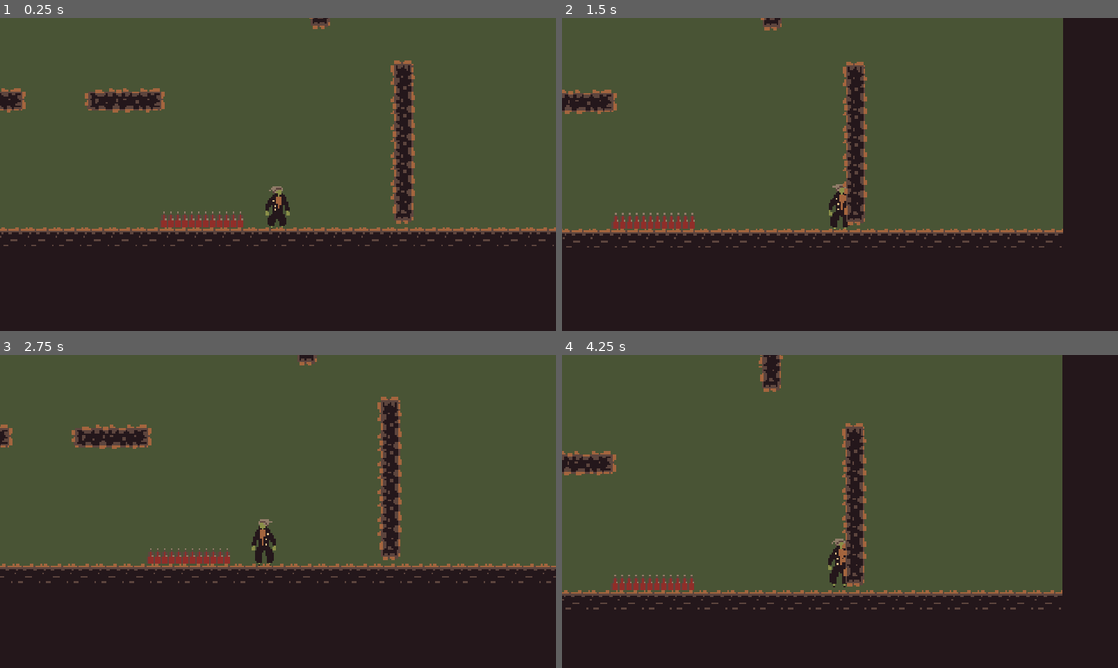
Above: before the commit, frames 1-4 (two rows, left to right).
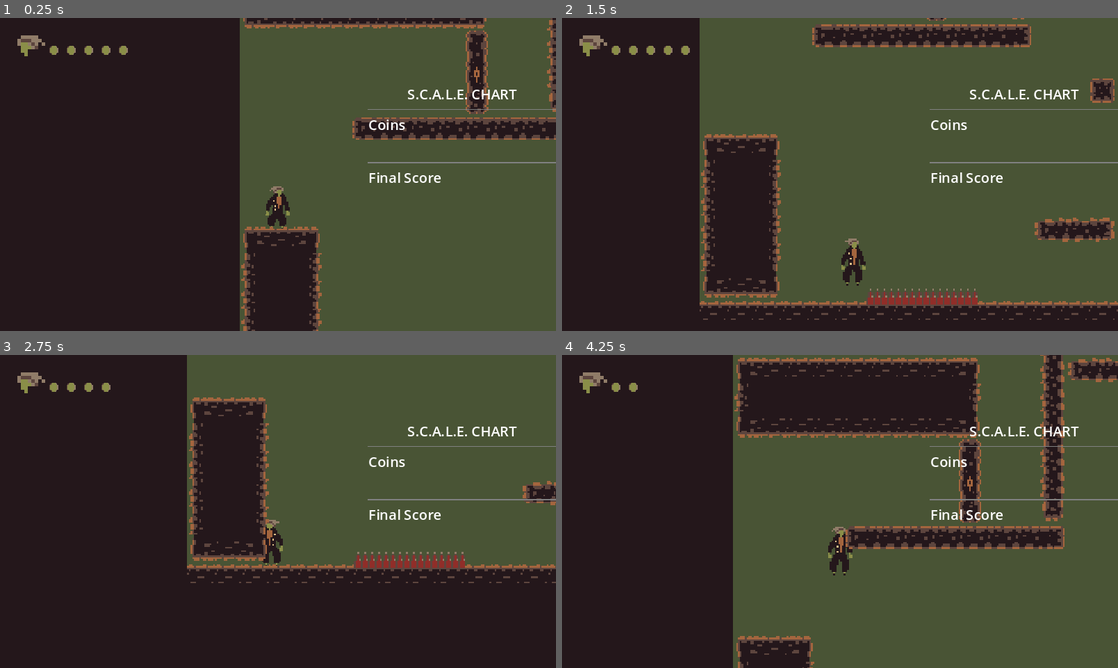
Above: after the commit, the same moments.

Repository: Dagethemage/GameOff2023
Game: Godot game, scene res://Trash/test_level.tscn
Same seed, same stepped clock (60 frames per second), same inputs: the game is played once before the commit and once after it.
Inputs:
- Up to frame 1 (0.25 s): no input
- Up to frame 2 (1.5 s): hold D (right) from 0.53 s (still down); tap Space (jump) at 0.77 s
- Up to frame 3 (2.75 s): tap Space (jump) at 1.52 s; release D (right) at 2.03 s; hold A (left) from 2.03 s (still down)
- Up to frame 4 (4.25 s): release A (left) at 2.78 s; hold D (right) from 2.78 s (still down); tap Space (jump) at 3.02, 3.77 s

The runs differ from the first frame. In frame 1, 49% of the frame differs, in the area x 0-100%, y 0-100%; in frame 2, 47%; in frame 3, 33%; in frame 4, 61%.

Commit message:
Health UI and Game Loop

Diff:
--- /dev/null
+++ b/Characters/Player/PlayerStats.tres
@@ -0,0 +1,7 @@
+[gd_resource type="Resource" script_class="CharacterStats" load_steps=2 format=3 uid="uid://dj2mv8o18nx5k"]
+
+[ext_resource type="Script" path="res://Resource/CharacterStats.gd" id="1_i2jok"]
+
+[resource]
+script = ExtResource("1_i2jok")
+health = 5
--- a/Characters/Player/player.gd
+++ b/Characters/Player/player.gd
@@ -1,6 +1,8 @@
 extends CharacterBody2D
 
+#Exported Resources
 @export var MovementData : PlayerMovementData
+@export var stats : Resource
 
 var air_jump = false
 var just_wall_jumped = false
@@ -102,4 +104,9 @@
 #		animated_sprite_2d.play("Jump")
 
 func hazard_detector_entered(area) -> void:
+	stats.health -= 1
+	if stats.health <= 0:
+		queue_free()
+	print(stats.health)
+	stats.health_changed.emit(stats.health)
 	global_position = starting_position
--- a/Characters/Player/player.tscn
+++ b/Characters/Player/player.tscn
@@ -1,7 +1,8 @@
-[gd_scene load_steps=13 format=3 uid="uid://dwqs43w46uc2a"]
+[gd_scene load_steps=16 format=3 uid="uid://dwqs43w46uc2a"]
 
 [ext_resource type="Script" path="res://Characters/Player/player.gd" id="1_folvt"]
 [ext_resource type="Script" path="res://Characters/Player/PlayerMovementData.gd" id="2_jrmri"]
+[ext_resource type="Resource" uid="uid://dj2mv8o18nx5k" path="res://Characters/Player/PlayerStats.tres" id="3_lk4wm"]
 [ext_resource type="Texture2D" uid="uid://b2hj4n6b7bc83" path="res://Characters/Player/Player.png" id="3_sjags"]
 
 [sub_resource type="Resource" id="Resource_1v1pr"]
@@ -70,6 +71,12 @@
 [sub_resource type="RectangleShape2D" id="RectangleShape2D_vd7u3"]
 size = Vector2(6, 27)
 
+[sub_resource type="RectangleShape2D" id="RectangleShape2D_hddal"]
+size = Vector2(6, 28)
+
+[sub_resource type="CircleShape2D" id="CircleShape2D_d2yb8"]
+radius = 14.0357
+
 [node name="Player" type="CharacterBody2D"]
 collision_layer = 2
 collision_mask = 17
@@ -78,6 +85,7 @@
 safe_margin = 0.1
 script = ExtResource("1_folvt")
 MovementData = SubResource("Resource_1v1pr")
+stats = ExtResource("3_lk4wm")
 
 [node name="AnimatedSprite2D" type="AnimatedSprite2D" parent="."]
 position = Vector2(0, -16)
@@ -109,4 +117,13 @@
 collision_mask = 4
 
 [node name="CollisionShape2D" type="CollisionShape2D" parent="HazardDetector"]
-position = Vector2(0, -7.5)
+position = Vector2(0, -14)
+shape = SubResource("RectangleShape2D_hddal")
+
+[node name="CollectionZone" type="Area2D" parent="."]
+collision_layer = 128
+collision_mask = 0
+
+[node name="CollisionShape2D" type="CollisionShape2D" parent="CollectionZone"]
+position = Vector2(0, -14)
+shape = SubResource("CircleShape2D_d2yb8")
--- /dev/null
+++ b/GUI/HealthPoint.gd
@@ -0,0 +1,7 @@
+extends Panel
+
+@onready var sprite_2d = $Sprite2D
+
+func update(whole: bool):
+	if whole: sprite_2d.frame = 0
+	else: sprite_2d.hframes = 24
--- /dev/null
+++ b/GUI/HitPointContainer.gd
@@ -0,0 +1,17 @@
+extends HBoxContainer
+
+@onready var health_point = preload("res://GUI/health_point.tscn")
+
+
+func set_max_health_points(max_health_points: int):
+	for i in range(max_health_points):
+		var point = health_point.instantiate()
+		add_child(point)
+
+func update_health_points(current_health_points: int):
+	var points = get_children()
+
+	for i in range(current_health_points):
+		points[i].update(true)
+	for i in range(current_health_points, points.size()):
+		points[i].update(false)
--- a/GUI/ScoreBoard.gd
+++ b/GUI/ScoreBoard.gd
@@ -7,19 +7,15 @@
 
 func _ready() -> void:
 	#testing purposes change values to match global or player values
-	add_row("Coins -", "666")
-	add_row("Time Left -", "10s")
-	add_final_row("Final Score -", "99999")
+	add_row(Global.coins)
+	add_final_row(Global.score)
 
 
-func add_row(score_name: String, player_score: String) -> void:
-	var row = preload("res://GUI/score_container.tscn").instantiate()
+func add_row(coin_name) -> void:
+	var row = preload("res://GUI/coin_container.tscn").instantiate()
 	score_box.add_child(row)
-	row.set_score_name(score_name)
-	row.set_player_score(player_score)
 
-func add_final_row(score_name: String, player_score: String) -> void:
+
+func add_final_row(score_name) -> void:
 	var row = preload("res://GUI/score_container.tscn").instantiate()
 	v_box_container.add_child(row)
-	row.set_score_name(score_name)
-	row.set_player_score(player_score)
--- a/GUI/ScoreBoard.tscn
+++ b/GUI/ScoreBoard.tscn
@@ -27,7 +27,7 @@
 
 [node name="ScoreLabel" type="Label" parent="VBoxContainer"]
 layout_mode = 2
-text = "Score"
+text = "S.C.A.L.E. CHART"
 horizontal_alignment = 1
 vertical_alignment = 1
 
--- /dev/null
+++ b/GUI/coin_container.gd
@@ -0,0 +1,11 @@
+extends HBoxContainer
+
+@onready var coin_name_label = $CoinNameLabel
+@onready var coin_label = $CoinLabel
+
+func _ready() -> void:
+	Global.coins_changed.connect(coins_changed)
+
+func coins_changed() -> void:
+	coin_name_label.text = "Coins"
+	coin_label.text = str(Global.coins)
--- /dev/null
+++ b/GUI/coin_container.tscn
@@ -0,0 +1,17 @@
+[gd_scene load_steps=2 format=3 uid="uid://ciwy5gdwm6l8s"]
+
+[ext_resource type="Script" path="res://GUI/coin_container.gd" id="1_v1txa"]
+
+[node name="CoinContainer" type="HBoxContainer"]
+offset_right = 40.0
+offset_bottom = 40.0
+theme_override_constants/separation = 25
+script = ExtResource("1_v1txa")
+
+[node name="CoinNameLabel" type="Label" parent="."]
+layout_mode = 2
+text = "Coins"
+
+[node name="CoinLabel" type="Label" parent="."]
+modulate = Color(0.541176, 0.556863, 0.282353, 1)
+layout_mode = 2
--- /dev/null
+++ b/GUI/health_point.tscn
@@ -0,0 +1,18 @@
+[gd_scene load_steps=4 format=3 uid="uid://crvx53cyoa3qa"]
+
+[ext_resource type="Script" path="res://GUI/HealthPoint.gd" id="1_ui0fq"]
+[ext_resource type="Texture2D" uid="uid://b8r6w4e4jq7iu" path="res://Sprites/HealthPoint.png" id="2_n1h64"]
+
+[sub_resource type="StyleBoxEmpty" id="StyleBoxEmpty_ixksw"]
+
+[node name="HealthPoint" type="Panel"]
+custom_minimum_size = Vector2(16, 16)
+offset_right = 16.0
+offset_bottom = 16.0
+scale = Vector2(2, 2)
+theme_override_styles/panel = SubResource("StyleBoxEmpty_ixksw")
+script = ExtResource("1_ui0fq")
+
+[node name="Sprite2D" type="Sprite2D" parent="."]
+texture = ExtResource("2_n1h64")
+centered = false
--- /dev/null
+++ b/GUI/health_points_ui.gd
@@ -0,0 +1,12 @@
+extends Control
+@onready var hit_point_container = $HitPointContainer
+
+@onready var stats = preload("res://Characters/Player/PlayerStats.tres")
+
+func _ready() -> void:
+	hit_point_container.set_max_health_points(stats.max_health)
+	hit_point_container.update_health_points(stats.health)
+	stats.health_changed.connect(hit_point_container.update_health_points)
+
+func health_changed():
+	hit_point_container.update_health_points(hit_point_container.current_health)
--- /dev/null
+++ b/GUI/health_points_ui.tscn
@@ -0,0 +1,26 @@
+[gd_scene load_steps=4 format=3 uid="uid://bfdhkcma8s4us"]
+
+[ext_resource type="Texture2D" uid="uid://cqostahkh57iw" path="res://Sprites/HealthIcon.png" id="1_5ogib"]
+[ext_resource type="Script" path="res://GUI/health_points_ui.gd" id="1_pu2fd"]
+[ext_resource type="Script" path="res://GUI/HitPointContainer.gd" id="2_eq1i3"]
+
+[node name="HealthPointsUI" type="Control"]
+layout_mode = 3
+anchors_preset = 0
+offset_right = 64.0
+offset_bottom = 64.0
+script = ExtResource("1_pu2fd")
+
+[node name="TextureRect" type="TextureRect" parent="."]
+layout_mode = 2
+offset_right = 64.0
+offset_bottom = 64.0
+texture = ExtResource("1_5ogib")
+
+[node name="HitPointContainer" type="HBoxContainer" parent="."]
+layout_mode = 2
+offset_left = 54.0
+offset_top = 29.0
+offset_right = 118.0
+offset_bottom = 93.0
+script = ExtResource("2_eq1i3")
--- a/GUI/score_container.gd
+++ b/GUI/score_container.gd
@@ -3,8 +3,10 @@
 @onready var score_name_label = $ScoreNameLabel
 @onready var score_label = $ScoreLabel
 
-func set_player_score(score_value: String) -> void:
-	score_label.text = score_value
+func _ready() -> void:
+	Global.score_changed.connect(score_changed)
 
-func set_score_name(score_name: String) -> void:
-	score_name_label.text = score_name
+
+func score_changed() -> void:
+	score_name_label.text = "Final Score"
+	score_label.text = str(Global.score)
--- a/GUI/score_container.tscn
+++ b/GUI/score_container.tscn
@@ -10,10 +10,10 @@
 
 [node name="ScoreNameLabel" type="Label" parent="."]
 layout_mode = 2
+text = "Final Score"
 vertical_alignment = 1
 
 [node name="ScoreLabel" type="Label" parent="."]
 modulate = Color(0.541176, 0.556863, 0.282353, 1)
 layout_mode = 2
-text = "666"
 vertical_alignment = 1
--- /dev/null
+++ b/GUI/ui.gd
@@ -0,0 +1 @@
+extends CanvasLayer
--- a/Objects/Hazard.tscn
+++ b/Objects/Hazard.tscn
@@ -1,11 +1,13 @@
 [gd_scene load_steps=2 format=3 uid="uid://btnluppyote4q"]
 
-[ext_resource type="Texture2D" uid="uid://dhycwl4d226nd" path="res://Sprites/TileSets/Tileset.png" id="1_cpwth"]
+[ext_resource type="PackedScene" uid="uid://cgwofmd5bywoy" path="res://Overlap/hit_box.tscn" id="2_gchml"]
 
 [node name="Hazard" type="Node2D"]
 
 [node name="Sprite2D" type="Sprite2D" parent="."]
-texture = ExtResource("1_cpwth")
 centered = false
 region_enabled = true
-region_rect = Rect2(128, 48, 16, 16)
+
+[node name="HitBox" parent="." instance=ExtResource("2_gchml")]
+collision_layer = 4
+collision_mask = 0
--- /dev/null
+++ b/Objects/coin.gd
@@ -0,0 +1,14 @@
+extends Area2D
+
+@onready var animated_sprite_2d = $AnimatedSprite2D
+
+func _ready() -> void:
+	animated_sprite_2d.play("Spin")
+	area_entered.connect(on_area_entered)
+
+
+
+func on_area_entered(area) -> void:
+	Global.score += 100
+	Global.coins += 1
+	queue_free()
--- /dev/null
+++ b/Objects/coin.tscn
@@ -0,0 +1,48 @@
+[gd_scene load_steps=9 format=3 uid="uid://cbm0kp37eyl1p"]
+
+[ext_resource type="PackedScene" uid="uid://be0bvhnl1l3qa" path="res://Objects/collectable_object.tscn" id="1_qqnmn"]
+[ext_resource type="Texture2D" uid="uid://v6qcrddhy0ph" path="res://Sprites/Coin.png" id="2_8u1ie"]
+[ext_resource type="Script" path="res://Objects/coin.gd" id="2_ovyjm"]
+
+[sub_resource type="AtlasTexture" id="AtlasTexture_tceun"]
+atlas = ExtResource("2_8u1ie")
+region = Rect2(0, 0, 16, 16)
+
+[sub_resource type="AtlasTexture" id="AtlasTexture_3l0t3"]
+atlas = ExtResource("2_8u1ie")
+region = Rect2(16, 0, 16, 16)
+
+[sub_resource type="AtlasTexture" id="AtlasTexture_46154"]
+atlas = ExtResource("2_8u1ie")
+region = Rect2(32, 0, 16, 16)
+
+[sub_resource type="SpriteFrames" id="SpriteFrames_1xcbr"]
+animations = [{
+"frames": [{
+"duration": 1.0,
+"texture": SubResource("AtlasTexture_tceun")
+}, {
+"duration": 1.0,
+"texture": SubResource("AtlasTexture_3l0t3")
+}, {
+"duration": 1.0,
+"texture": SubResource("AtlasTexture_46154")
+}],
+"loop": true,
+"name": &"Spin",
+"speed": 8.0
+}]
+
+[sub_resource type="CircleShape2D" id="CircleShape2D_q37nt"]
+radius = 5.0
+
+[node name="Coin" instance=ExtResource("1_qqnmn")]
+scale = Vector2(0.7, 0.7)
+script = ExtResource("2_ovyjm")
+
+[node name="AnimatedSprite2D" type="AnimatedSprite2D" parent="." index="0"]
+sprite_frames = SubResource("SpriteFrames_1xcbr")
+animation = &"Spin"
+
+[node name="CollisionShape2D" type="CollisionShape2D" parent="." index="1"]
+shape = SubResource("CircleShape2D_q37nt")
--- /dev/null
+++ b/Objects/collectable_object.tscn
@@ -0,0 +1,5 @@
+[gd_scene format=3 uid="uid://be0bvhnl1l3qa"]
+
+[node name="CollectableObject" type="Area2D"]
+collision_layer = 0
+collision_mask = 128
--- /dev/null
+++ b/Objects/level_goal.gd
@@ -0,0 +1,12 @@
+extends Node2D
+
+@onready var animated_sprite_2d = $AnimatedSprite2D
+@onready var collectable_object = $CollectableObject
+
+
+func _ready() -> void:
+	animated_sprite_2d.play("Idle")
+	collectable_object.area_entered.connect(area_entered)
+
+func area_entered(area) -> void:
+	Global.level_completed.emit()
--- /dev/null
+++ b/Objects/level_goal.tscn
@@ -0,0 +1,65 @@
+[gd_scene load_steps=11 format=3 uid="uid://b4vmg54yu6ats"]
+
+[ext_resource type="Script" path="res://Objects/level_goal.gd" id="1_j1vs5"]
+[ext_resource type="Texture2D" uid="uid://b7umngv0x2nkb" path="res://Sprites/Level_Goal.png" id="1_lj3ve"]
+[ext_resource type="PackedScene" uid="uid://be0bvhnl1l3qa" path="res://Objects/collectable_object.tscn" id="2_m2fwc"]
+
+[sub_resource type="AtlasTexture" id="AtlasTexture_xlfhb"]
+atlas = ExtResource("1_lj3ve")
+region = Rect2(0, 0, 16, 16)
+
+[sub_resource type="AtlasTexture" id="AtlasTexture_juiqs"]
+atlas = ExtResource("1_lj3ve")
+region = Rect2(16, 0, 16, 16)
+
+[sub_resource type="AtlasTexture" id="AtlasTexture_jt8qt"]
+atlas = ExtResource("1_lj3ve")
+region = Rect2(32, 0, 16, 16)
+
+[sub_resource type="AtlasTexture" id="AtlasTexture_dhr7t"]
+atlas = ExtResource("1_lj3ve")
+region = Rect2(48, 0, 16, 16)
+
+[sub_resource type="AtlasTexture" id="AtlasTexture_uks8o"]
+atlas = ExtResource("1_lj3ve")
+region = Rect2(64, 0, 16, 16)
+
+[sub_resource type="SpriteFrames" id="SpriteFrames_6dafs"]
+animations = [{
+"frames": [{
+"duration": 1.0,
+"texture": SubResource("AtlasTexture_xlfhb")
+}, {
+"duration": 1.0,
+"texture": SubResource("AtlasTexture_juiqs")
+}, {
+"duration": 1.0,
+"texture": SubResource("AtlasTexture_jt8qt")
+}, {
+"duration": 1.0,
+"texture": SubResource("AtlasTexture_dhr7t")
+}, {
+"duration": 1.0,
+"texture": SubResource("AtlasTexture_uks8o")
+}],
+"loop": true,
+"name": &"Idle",
+"speed": 5.0
+}]
+
+[sub_resource type="RectangleShape2D" id="RectangleShape2D_tn1o0"]
+size = Vector2(16, 6)
+
+[node name="LevelGoal" type="Node2D"]
+script = ExtResource("1_j1vs5")
+
+[node name="AnimatedSprite2D" type="AnimatedSprite2D" parent="."]
+position = Vector2(0, -8)
+sprite_frames = SubResource("SpriteFrames_6dafs")
+animation = &"Idle"
+
+[node name="CollectableObject" parent="." instance=ExtResource("2_m2fwc")]
+
+[node name="CollisionShape2D" type="CollisionShape2D" parent="CollectableObject"]
+position = Vector2(0, -3)
+shape = SubResource("RectangleShape2D_tn1o0")
--- /dev/null
+++ b/Objects/spikes.tscn
@@ -0,0 +1,17 @@
+[gd_scene load_steps=4 format=3 uid="uid://djtbb53ilxalk"]
+
+[ext_resource type="PackedScene" uid="uid://btnluppyote4q" path="res://Objects/Hazard.tscn" id="1_bytah"]
+[ext_resource type="Texture2D" uid="uid://dhycwl4d226nd" path="res://Sprites/TileSets/Tileset.png" id="2_f1xim"]
+
+[sub_resource type="RectangleShape2D" id="RectangleShape2D_6xv7x"]
+size = Vector2(16, 8)
+
+[node name="Spikes" instance=ExtResource("1_bytah")]
+
+[node name="Sprite2D" parent="." index="0"]
+texture = ExtResource("2_f1xim")
+region_rect = Rect2(128, 48, 16, 16)
+
+[node name="CollisionShape2D" type="CollisionShape2D" parent="HitBox" index="0"]
+position = Vector2(8, 12)
+shape = SubResource("RectangleShape2D_6xv7x")
--- /dev/null
+++ b/Resource/CharacterStats.gd
@@ -0,0 +1,16 @@
+class_name CharacterStats
+extends Resource
+
+@export var health: int = 5: set = set_health
+
+var max_health = 5
+
+signal health_changed(value)
+signal dead
+
+func set_health(new_health):
+	health = new_health
+	health = clamp(new_health, 0, max_health)
+	if health <= 0:
+		emit_signal("dead")
+	health_changed.emit(new_health)
--- /dev/null
+++ b/Singletons/Global.gd
@@ -0,0 +1,18 @@
+extends Node
+
+var score: int = 0: set = set_score
+var coins: int = 0: set = set_coins
+
+signal score_changed
+signal coins_changed
+
+signal level_completed
+
+func set_score(new_score):
+	score = new_score
+	emit_signal("score_changed")
+
+
+func set_coins(new_coins):
+	coins = new_coins
+	emit_signal("coins_changed")
--- a/Trash/test_level.tscn
+++ b/Trash/test_level.tscn
@@ -1,15 +1,17 @@
-[gd_scene load_steps=5 format=3 uid="uid://bwab0cyhguagj"]
+[gd_scene load_steps=7 format=3 uid="uid://bwab0cyhguagj"]
 
 [ext_resource type="Script" path="res://Trash/test_level.gd" id="1_5hawf"]
 [ext_resource type="PackedScene" uid="uid://dwqs43w46uc2a" path="res://Characters/Player/player.tscn" id="1_euie1"]
 [ext_resource type="PackedScene" uid="uid://d1brr5shwacw5" path="res://Levels/LevelOneTileSet.tscn" id="2_jypo3"]
-[ext_resource type="PackedScene" uid="uid://btnluppyote4q" path="res://Objects/Hazard.tscn" id="4_0a80x"]
+[ext_resource type="PackedScene" uid="uid://c8qlbby2jvlf3" path="res://ui.tscn" id="4_2wxd5"]
+[ext_resource type="PackedScene" uid="uid://cbm0kp37eyl1p" path="res://Objects/coin.tscn" id="5_de53n"]
+[ext_resource type="PackedScene" uid="uid://djtbb53ilxalk" path="res://Objects/spikes.tscn" id="7_0fhvc"]
 
 [node name="TestLevel" type="Node2D"]
 script = ExtResource("1_5hawf")
 
 [node name="Player" parent="." instance=ExtResource("1_euie1")]
-position = Vector2(448, 352)
+position = Vector2(22, 257)
 
 [node name="LevelOneTileSet" parent="." instance=ExtResource("2_jypo3")]
 layer_0/name = "Walls and Floors"
@@ -22,31 +24,46 @@
 layer_1/z_index = 0
 layer_1/tile_data = PackedInt32Array()
 
-[node name="UI" type="CanvasLayer" parent="."]
+[node name="UI" parent="." instance=ExtResource("4_2wxd5")]
 
-[node name="Hazard" parent="." instance=ExtResource("4_0a80x")]
-position = Vector2(112, 337)
+[node name="Coin" parent="." instance=ExtResource("5_de53n")]
+position = Vector2(487, 339)
 
-[node name="Hazard2" parent="." instance=ExtResource("4_0a80x")]
-position = Vector2(128, 337)
+[node name="Coin2" parent="." instance=ExtResource("5_de53n")]
+position = Vector2(495, 266)
 
-[node name="Hazard3" parent="." instance=ExtResource("4_0a80x")]
-position = Vector2(144, 337)
+[node name="Coin3" parent="." instance=ExtResource("5_de53n")]
+position = Vector2(503, 183)
 
-[node name="Hazard4" parent="." instance=ExtResource("4_0a80x")]
-position = Vector2(192, 290)
+[node name="Coin4" parent="." instance=ExtResource("5_de53n")]
+position = Vector2(362, 266)
 
-[node name="Hazard5" parent="." instance=ExtResource("4_0a80x")]
-position = Vector2(208, 290)
+[node name="Coin5" parent="." instance=ExtResource("5_de53n")]
+position = Vector2(280, 266)
 
-[node name="Hazard6" parent="." instance=ExtResource("4_0a80x")]
-position = Vector2(224, 290)
+[node name="Coin6" parent="." instance=ExtResource("5_de53n")]
+position = Vector2(263, 183)
 
-[node name="Hazard7" parent="." instance=ExtResource("4_0a80x")]
-position = Vector2(380, 337)
+[node name="Coin7" parent="." instance=ExtResource("5_de53n")]
+position = Vector2(312, 165)
 
-[node name="Hazard8" parent="." instance=ExtResource("4_0a80x")]
-position = Vector2(396, 337)
+[node name="Coin8" parent="." instance=ExtResource("5_de53n")]
+position = Vector2(263, 106)
 
-[node name="Hazard9" parent="." instance=ExtResource("4_0a80x")]
-position = Vector2(412, 337)
+[node name="Coin9" parent="." instance=ExtResource("5_de53n")]
+position = Vector2(380, 85)
+
+[node name="Coin10" parent="." instance=ExtResource("5_de53n")]
+position = Vector2(98, 85)
+
+[node name="Spikes" parent="." instance=ExtResource("7_0fhvc")]
+position = Vector2(96, 339)
+
+[node name="Spikes2" parent="." instance=ExtResource("7_0fhvc")]
+position = Vector2(112, 339)
+
+[node name="Spikes3" parent="." instance=ExtResource("7_0fhvc")]
+position = Vector2(128, 339)
+
+[node name="Spikes4" parent="." instance=ExtResource("7_0fhvc")]
+position = Vector2(144, 339)
--- a/project.godot
+++ b/project.godot
@@ -25,6 +25,7 @@
 LevelTranstition="*res://GUI/Transitions/level_transtition.tscn"
 ReferenceStash="*res://Resource/ReferenceStash.gd"
 Test="*res://Resource/SaveManager.gd"
+Global="*res://Singletons/Global.gd"
 
 [debug]
 
--- /dev/null
+++ b/ui.tscn
@@ -0,0 +1,12 @@
+[gd_scene load_steps=4 format=3 uid="uid://c8qlbby2jvlf3"]
+
+[ext_resource type="PackedScene" uid="uid://deqkhko62odxv" path="res://GUI/ScoreBoard.tscn" id="1_xi7xy"]
+[ext_resource type="Script" path="res://GUI/ui.gd" id="1_ya8w1"]
+[ext_resource type="PackedScene" uid="uid://bfdhkcma8s4us" path="res://GUI/health_points_ui.tscn" id="3_6nx7p"]
+
+[node name="UI" type="CanvasLayer"]
+script = ExtResource("1_ya8w1")
+
+[node name="ScoreBoard" parent="." instance=ExtResource("1_xi7xy")]
+
+[node name="HealthPointsUI" parent="." instance=ExtResource("3_6nx7p")]
Binary file added: Sprites/Coin.png
Not shown, added: Sprites/Coin.png.import
Binary file added: Sprites/HealthIcon.png
Not shown, added: Sprites/HealthIcon.png.import
Binary file added: Sprites/HealthPoint.png
Not shown, added: Sprites/HealthPoint.png.import
Binary file added: Sprites/HealthPoint_empty.png
Not shown, added: Sprites/HealthPoint_empty.png.import
Binary file added: Sprites/Level_Goal.png
Not shown, added: Sprites/Level_Goal.png.import
